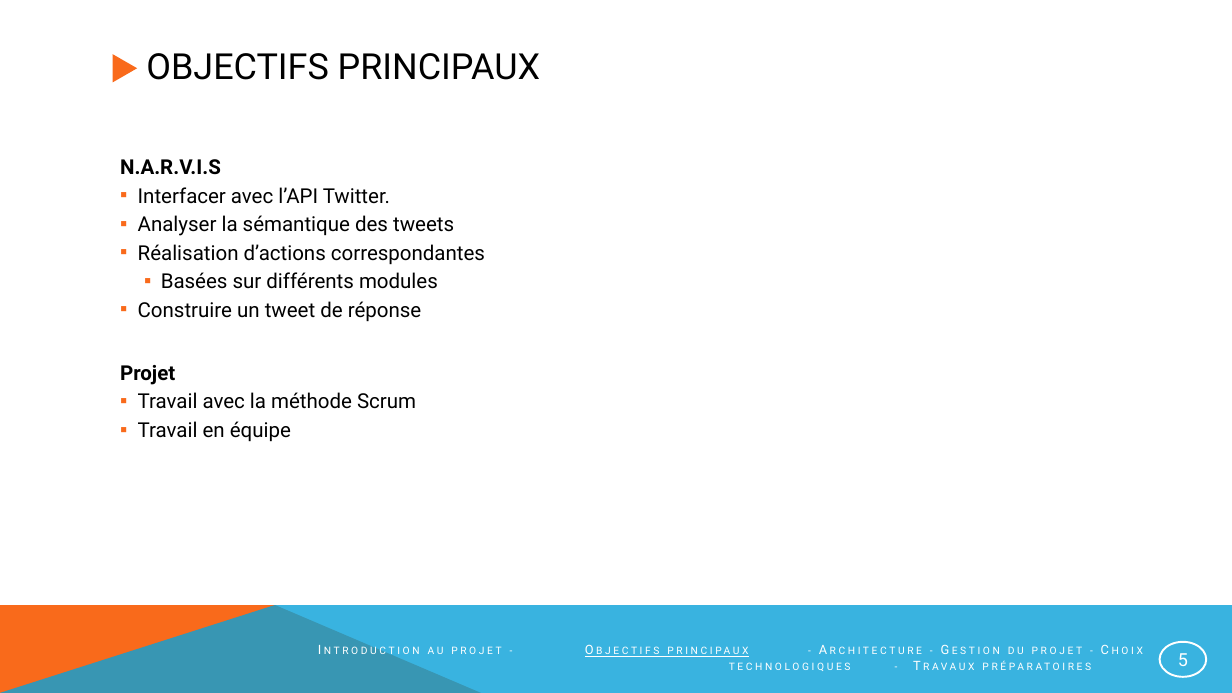
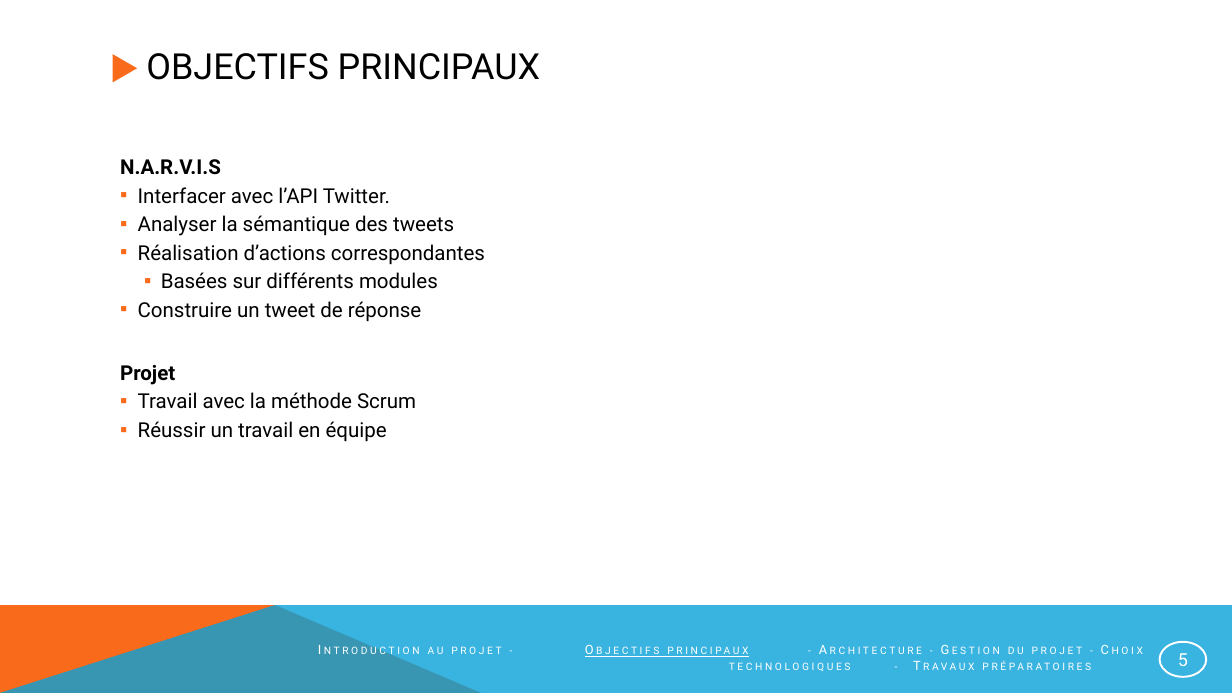
Before and after one commit to NotAVeryIntelligentSystem/NARVIS, a slide deck: slide 5 of Presentation/PrésentationNarvis_2.pptx. Drawn at 1232x693 pixels with LibreOffice and Linux fonts; fonts in the diff are those of the drawing. Boxes give left, top, right and bottom in pixels: in the first picture for what was removed or moved away, otherwise in the second. Text is boxed around its words. In the diff, an @@ line names an element or a change of style, - is before the commit and + after.

```diff
--- a/Presentation/PrésentationNarvis_2.pptx
+++ b/Presentation/PrésentationNarvis_2.pptx
@@ text at (138, 421, 387, 442): text changed @@
-  ▪ Travail en équipe
+  ▪ Réussir un travail en équipe
```
Also in this commit, not shown: 4 other slides changed.
